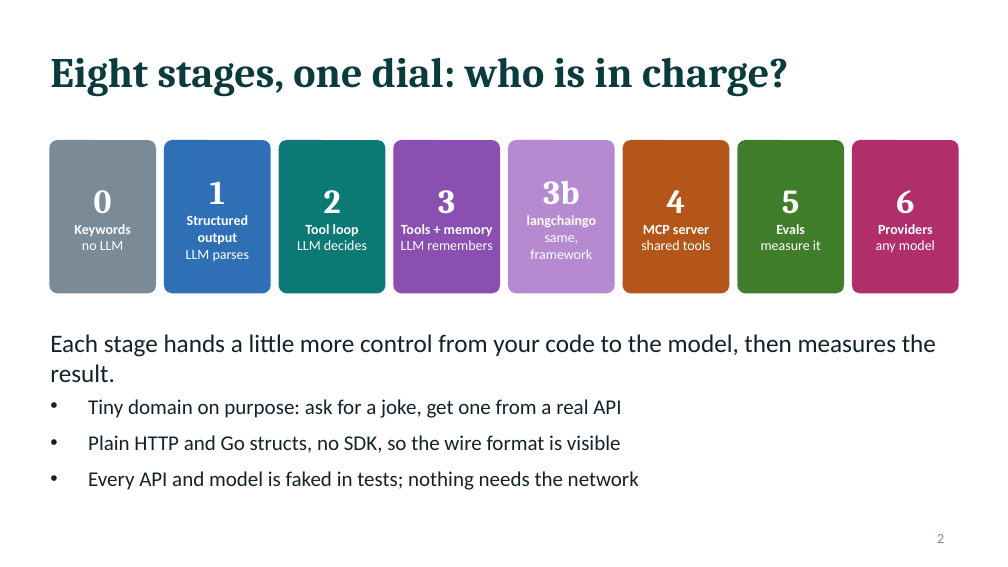
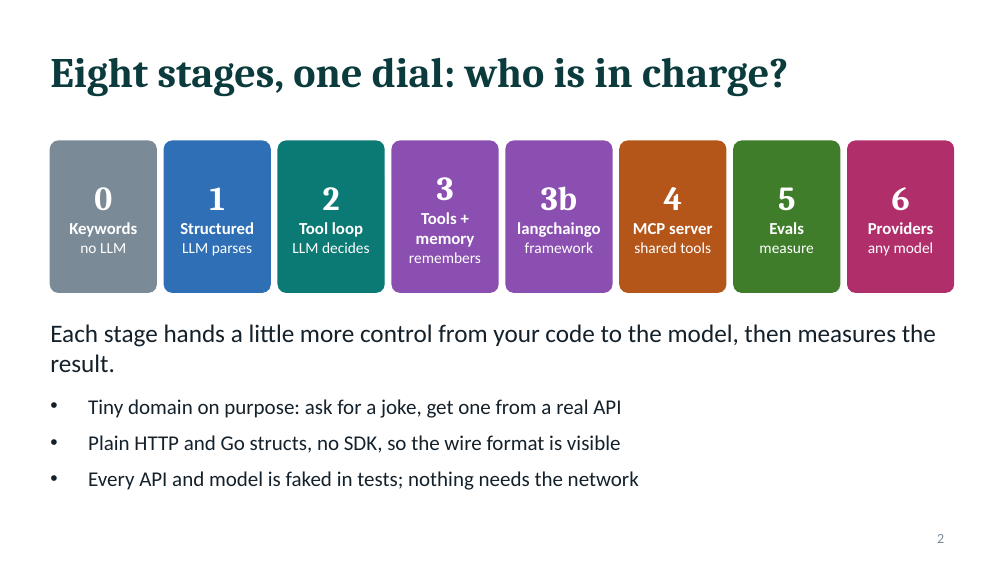
Before and after one commit to AriT93/agent-lab, a slide deck: slide 2 of docs/agent-lab-guide.pptx. Drawn at 1008x567 pixels with LibreOffice and Linux fonts; fonts in the diff are those of the drawing. Boxes give left, top, right and bottom in pixels: in the first picture for what was removed or moved away, otherwise in the second. Text is boxed around its words. In the diff, an @@ line names an element or a change of style, - is before the commit and + after.

```diff
--- a/docs/agent-lab-guide.pptx
+++ b/docs/agent-lab-guide.pptx
@@ rounded rectangle at [50,141,156,292]: outline #7A8A96 1.5 pt to #7A8A96 1 pt; proportions changed @@
@@ rounded rectangle at [164,141,270,292]: outline #2F6FB5 1.5 pt to #2F6FB5 1 pt; proportions changed @@
@@ rounded rectangle at [278,141,384,292]: outline #0B7A75 1.5 pt to #0B7A75 1 pt; proportions changed @@
@@ rounded rectangle at [392,141,498,292]: outline #8A4FB0 1.5 pt to #8A4FB0 1 pt; proportions changed @@
@@ rounded rectangle at [506,141,612,292]: fill #B58AD0 to #8A4FB0; outline #B58AD0 1.5 pt to #8A4FB0 1 pt; proportions changed @@
@@ rounded rectangle at [620,141,726,292]: outline #B4561A 1.5 pt to #B4561A 1 pt; proportions changed @@
@@ rounded rectangle at [734,141,840,292]: outline #3F7D2A 1.5 pt to #3F7D2A 1 pt; proportions changed @@
@@ 3 rounded rectangles: place and size @@
-3 rounded rectangles at [624,141,958,292]
+3 rounded rectangles at [620,141,954,292]
@@ rounded rectangle at [848,141,954,292]: outline #B02F6B 1.5 pt to #B02F6B 1 pt; proportions changed @@
@@ text at [69,222,137,253]: size 10 to 12 pt in "Keywords"; size 10 to 11 pt in "no LLM" @@
@@ text at [180,222,254,234]: text changed; size 10 to 12 pt @@
-Structured output
+Structured
@@ text at [292,222,370,253]: size 10 to 12 pt in "Tool loop"; size 10 to 11 pt in "LLM decides" @@
@@ text at [416,212,475,247]: size 10 to 12 pt in "Tools + memory" @@
@@ text at [517,222,600,237]: size 10 to 12 pt in "langchaingo" @@
@@ text at [633,223,712,253]: size 10 to 12 pt in "MCP server"; size 10 to 11 pt in "shared tools" @@
@@ text at [769,222,803,234]: size 10 to 12 pt in "Evals" @@
@@ text at [868,222,934,256]: size 10 to 12 pt in "Providers"; size 10 to 11 pt in "any model" @@
@@ text at [182,243,252,256]: size 10 to 11 pt in "LLM parses" @@
@@ text at [409,252,481,263]: text changed; size 10 to 11 pt @@
-LLM remembers
+remembers
@@ text at [525,242,594,253]: text changed; size 10 to 11 pt @@
-same, framework
+framework
@@ text at [759,245,813,253]: text changed; size 10 to 11 pt @@
-measure it
+measure
@@ text "Each stage hands a little ...": place and size @@
-text "Each stage hands a little ..." at [50,334,936,382]
+text "Each stage hands a little ..." at [50,324,936,372]
```
Also in this commit, not shown: 7 other slides changed, 3 slides added, 2 slides removed, 1 other file.
